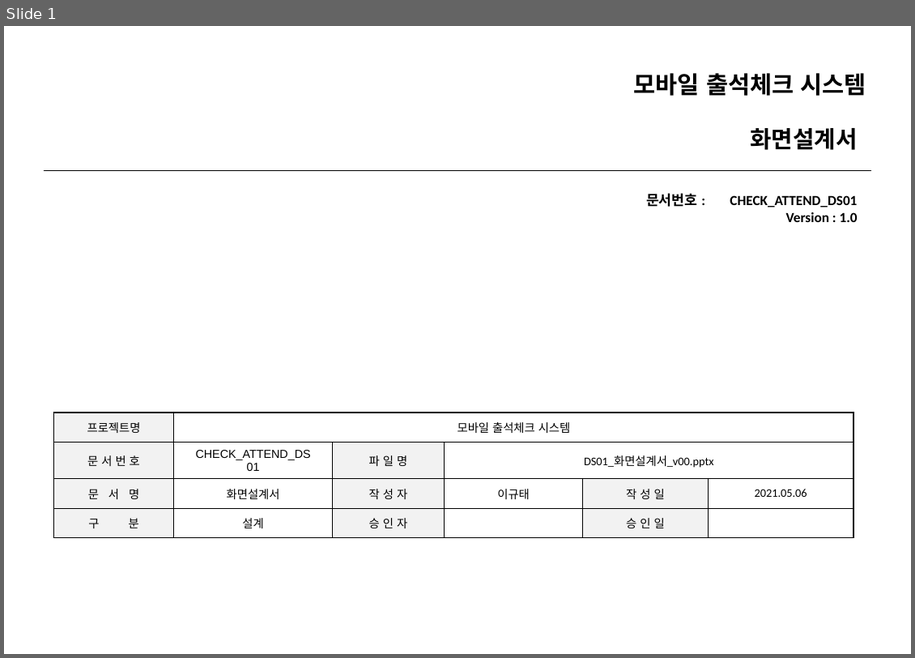
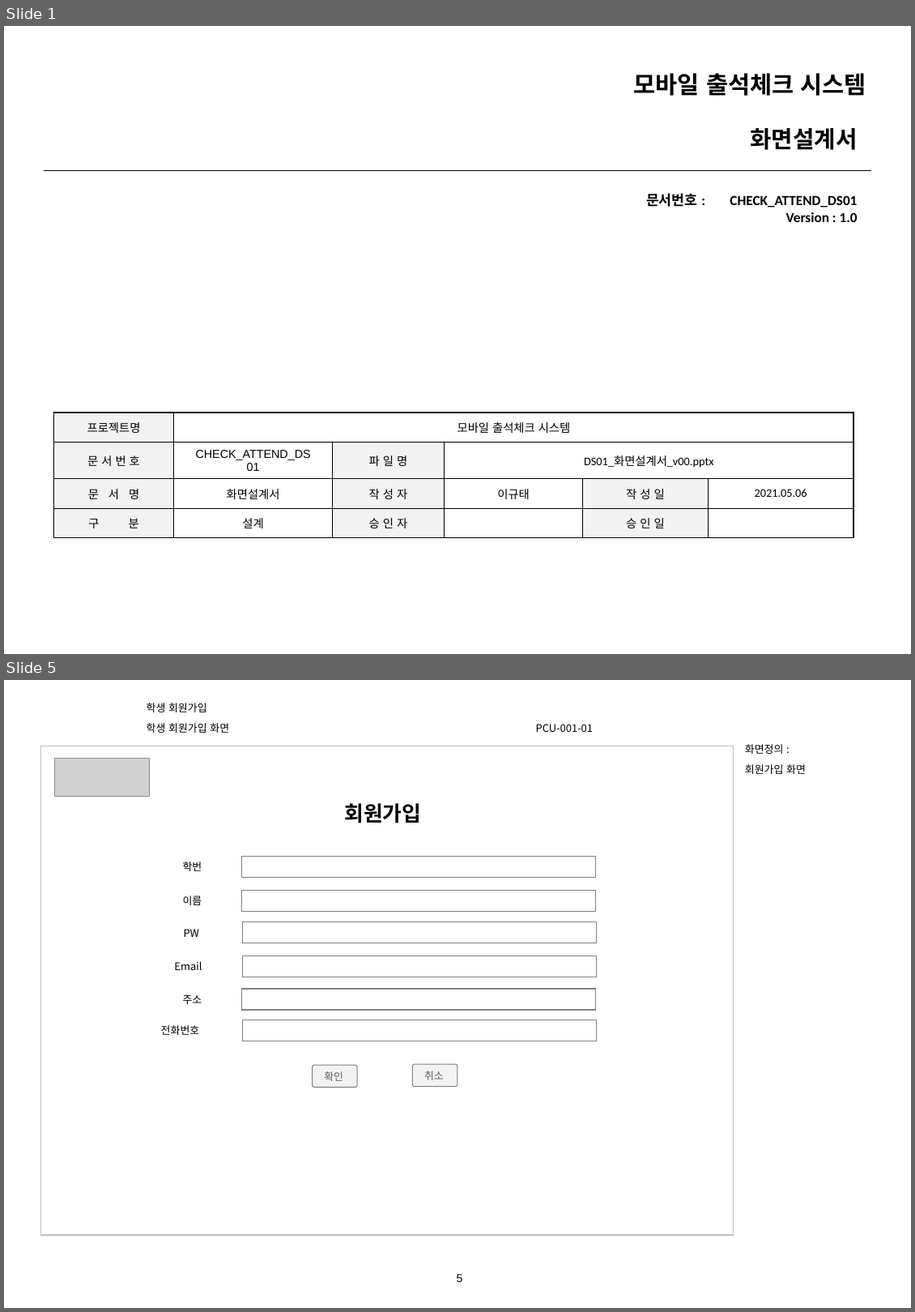
Before and after one commit to lgt9875/Idino-Project, a slide deck: DS02_화면설계서_v1.0.pptx. Shown one above the other, each under a label of ours: slide 1 before the commit, slides 1 and 5 after it; the slides between them are not shown. The pictures are 915x658 and 915x1312 pixels, drawn with LibreOffice and Linux fonts; fonts in the diff are those of the drawing; grey boxes stand for pictures; background and template pictures are left out. Boxes give left, top, right and bottom in pixels: in the first picture for what was removed or moved away, otherwise in the second. Text is boxed around its words. In the diff, an @@ line names an element or a change of style, - is before the commit and + after.

```diff
--- a/DS02_화면설계서_v1.0.pptx
+++ b/DS02_화면설계서_v1.0.pptx
@@ slide 5 added at box(4, 680, 911, 1308), background #FFFFFF @@
@@ text added at box(147, 703, 207, 712), 9 pt, text #000000 @@
+학생 회원가입
@@ text added at box(147, 723, 229, 733), 9 pt, text #000000 @@
+학생 회원가입 화면
@@ text added at box(536, 724, 593, 732), 9 pt, text #000000 @@
+PCU-001-01
@@ rectangle added at box(41, 746, 734, 1236), outline #BFBFBF 0.75 pt @@
@@ text added at box(745, 744, 806, 774), 9 pt, text #000000 @@
+화면정의 :
+회원가입 화면
@@ picture added at box(54, 759, 150, 797) @@
@@ text added at box(344, 803, 421, 823), 18 pt, text #000000, bold @@
+회원가입
@@ text added at box(183, 861, 202, 871), 9 pt, text #000000 @@
+학번
@@ rectangle added at box(242, 857, 595, 878), fill #FFFFFF, outline #808080 0.75 pt @@
@@ text added at box(183, 895, 202, 905), 9 pt, text #000000 @@
+이름
@@ rectangle added at box(242, 891, 595, 911), fill #FFFFFF, outline #808080 0.75 pt @@
@@ rectangle added at box(243, 922, 596, 943), fill #FFFFFF, outline #808080 0.75 pt @@
@@ text added at box(184, 929, 200, 937), 9 pt, text #000000 @@
+PW
@@ text added at box(174, 961, 202, 970), 9 pt, text #000000 @@
+Email
@@ rectangle added at box(243, 955, 596, 976), fill #FFFFFF, outline #808080 0.75 pt @@
@@ text added at box(183, 995, 202, 1004), 9 pt, text #000000 @@
+주소
@@ rectangle added at box(242, 989, 595, 1010), fill #FFFFFF, outline #808080 0.75 pt @@
@@ text added at box(161, 1025, 200, 1035), 9 pt, text #000000 @@
+전화번호
@@ rectangle added at box(243, 1020, 596, 1041), fill #FFFFFF, outline #808080 0.75 pt @@
@@ rounded rectangle added at box(313, 1066, 357, 1087), fill #F2F2F2, outline #808080 0.75 pt, 9 pt, text #5F5F5F @@
+확인
@@ rounded rectangle added at box(413, 1065, 458, 1087), fill #F2F2F2, outline #808080 0.75 pt, 9 pt, text #5F5F5F @@
+취소
@@ page number added at box(457, 1274, 463, 1282), 9.8 pt, text #000000 @@
+5
```
Also in this commit, not shown: 2 slides changed, 3 other slides added, 28 slides removed, 1 other file.
